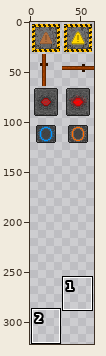
Sprite sheet: datas/sprites/switch.png. The picture above shows the old version from afar; the outline marks the close-up.
Close-up. Before the edit:
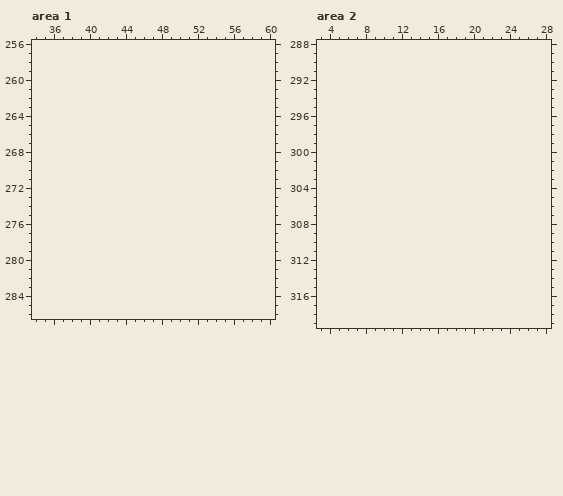
The file is 64x128 pixels. Colours within 5 levels of each other are drawn and written as one. Shown: area 1: x 34..60, y 256..286; area 2: x 3..28, y 288..319. The old version is drawn lined up with the new one, on the new canvas. The wide view leaves out empty margins. The commit also changed other parts of the picture, which this record leaves out.
The result:
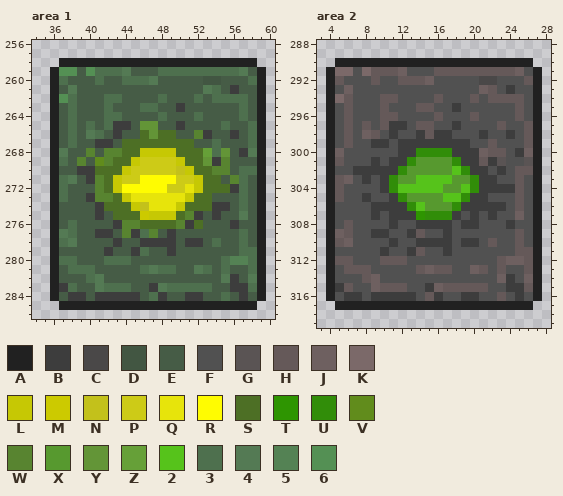
Palette (. is transparent): A #212121  B #3d3d3d  C #4a4848  D #425642  E #465c46  F #515151  G #5a5454  H #655959  J #6e6060  K #7b6969  L #c6c804  M #ccca00  N #c3c11b  P #cdcb17  Q #e7e40b  R #fffc01  S #4d6f25  T #2e9501  U #318d09  V #618c1c  W #588430  X #57992f  Y #639537  Z #66a038  2 #56c31b  3 #4e704e  4 #547a54  5 #548254  6 #549054
From old to new:
canvas 64x128 -> 64x512
Changed rows in their new state; - is an unchanged pixel.
Area 1:
first column x 36:
258 -AAAAAAAAAAAAAAAAAAAAAA-
259 A66E63334EEE3333333334EA
260 A3EEE3EE3334EEEEEDDEEE3A
261 AE4EEEEEEEEEEEEEE43EBEEA
262 A63EEE33EEEE3EEE3E3333EA
263 AE3EEE3EEE33EEBEEEEEE3EA
264 AE3EEE33EEEE3EEE3EEEE3EA
265 AE3E3E3BBEYYEEBEEEE3EE3A
266 AE3E43EBEESYSSEEWBEEBE3A
267 AE3EEBBESSSSSSSSEE3EEE3A
268 A4EEWEWWSSLLLLSSSZ3YEB4A
269 A3EWEVWSSLPPPPLSSYBWEEEA
270 AEEBBSSSLPPPPPNLSSWWE33A
271 A34EBWSLPPRRRRPPLSSEW3EA
272 A3EEEWSLRRRRRPPQLSSSB3EA
273 A3EEBWWSLQQQQQQLSSEEE3EA
274 AEEEEBSSSLNQQQLSSSBBE3EA
275 AEEEEBESSSMLLLSWBEBEE4EA
276 AE3EEEEBWWSSSSWBSEEEBEEA
277 A43EEBBEWB3WEBEEEEEEE3EA
278 A34EEEEBEEBBBBEBBE3EE3EA
279 AEEEEEBEEB3EEBEEEEEEE33A
280 A33EEE333EEEEEEEEEE3553A
281 AE333EEEEE3433EE43E3EE3A
282 AEEE34EEEEEEEEEEEEE4BE4A
283 AB3EE4333EEB433333EEBB3A
284 AEBBEBBBBBE3BEEBBEE3EBEA
285 -AAAAAAAAAAAAAAAAAAAAAA-
Area 2:
first column x 4:
290 -AAAAAAAAAAAAAAAAAAAAAA-
291 AKKFKHHHJFFFHHHHHHHHHJFA
292 AHFFFHFFHHHJFFFFFCCFFFHA
293 AFJFFFFFFFFFFFFFFJHFBFFA
294 AKHFFFHHFFFFHFFFHFHHHHFA
295 AFHFFFHFFFHHFFBFFFFFFHFA
296 AFHFFFHHFFFFHFFFHFFFFHFA
297 AFHFHFHBBFHHFFBFFFFHFFHA
298 AFHFJHFBFFBHBBFFFBFFBFHA
299 AFHFFBBFBBBBBBBBFFHFFFHA
300 AJFFFFFFBBUUUUBBBJHHFBJA
301 AHFFFBFBBUXXXXUBBHBGFFGA
302 AFFBBBBBUXXXXX2UBBFBFHHA
303 AHJFBFBUXX2222XXUBBFFHFA
304 AHFFFFBU22222XX2UBBBBHFA
305 AHFFBFFBUXXXX22UBBFFFHFA
306 AFFFFBBBBU2XXXUBBBBBFHFA
307 AFFFFBFBBBTUUUBFBFBFFJFA
308 AFHFFFFBFFBBBBFBBFFFBFFA
309 AJHFFBBFFBHFFBFFFFFFFHFA
310 AHJFFFFBFFBBBBFBBFHFFHFA
311 AFFFFFBFFBHFFBFFFFFFFHHA
312 AHHFFFHHHFFFFFFFFFFHJJHA
313 AFHHHFFFFFHJHHFFJHFHFFHA
314 AFFFHJFFFFFFFFFFFFFJBFJA
315 ABHFFJHHHFFBJHHHHHFFBBHA
316 AFBBFBBBBBFHBFFBBFFHFBFA
317 -AAAAAAAAAAAAAAAAAAAAAA-
